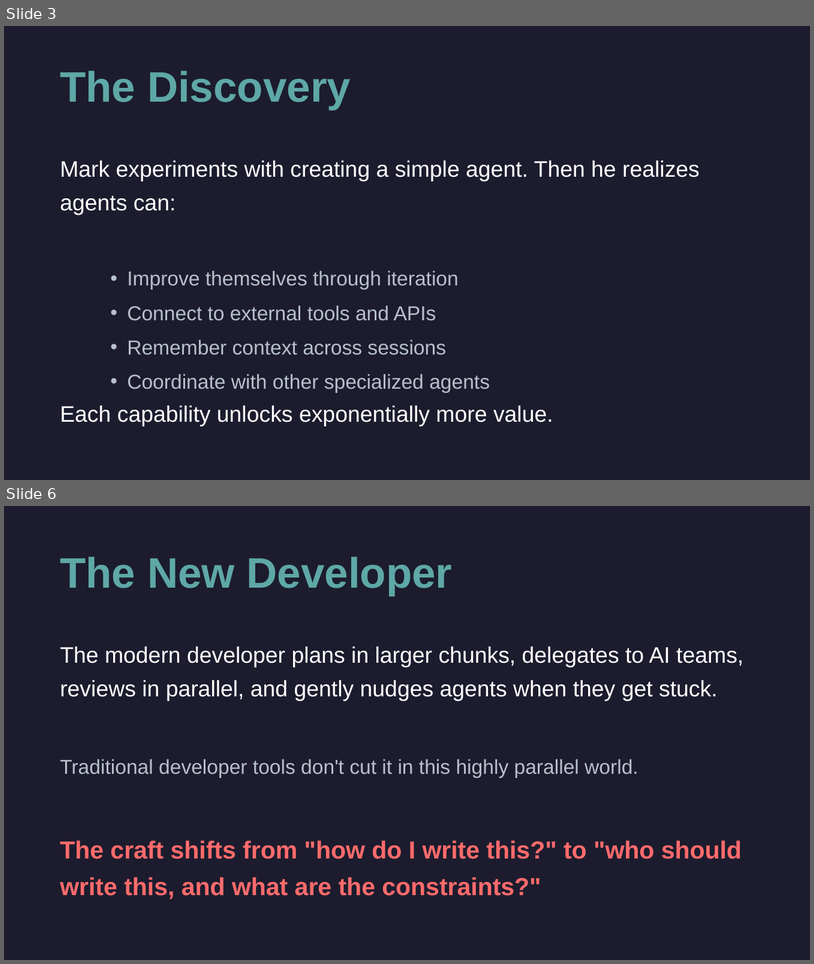
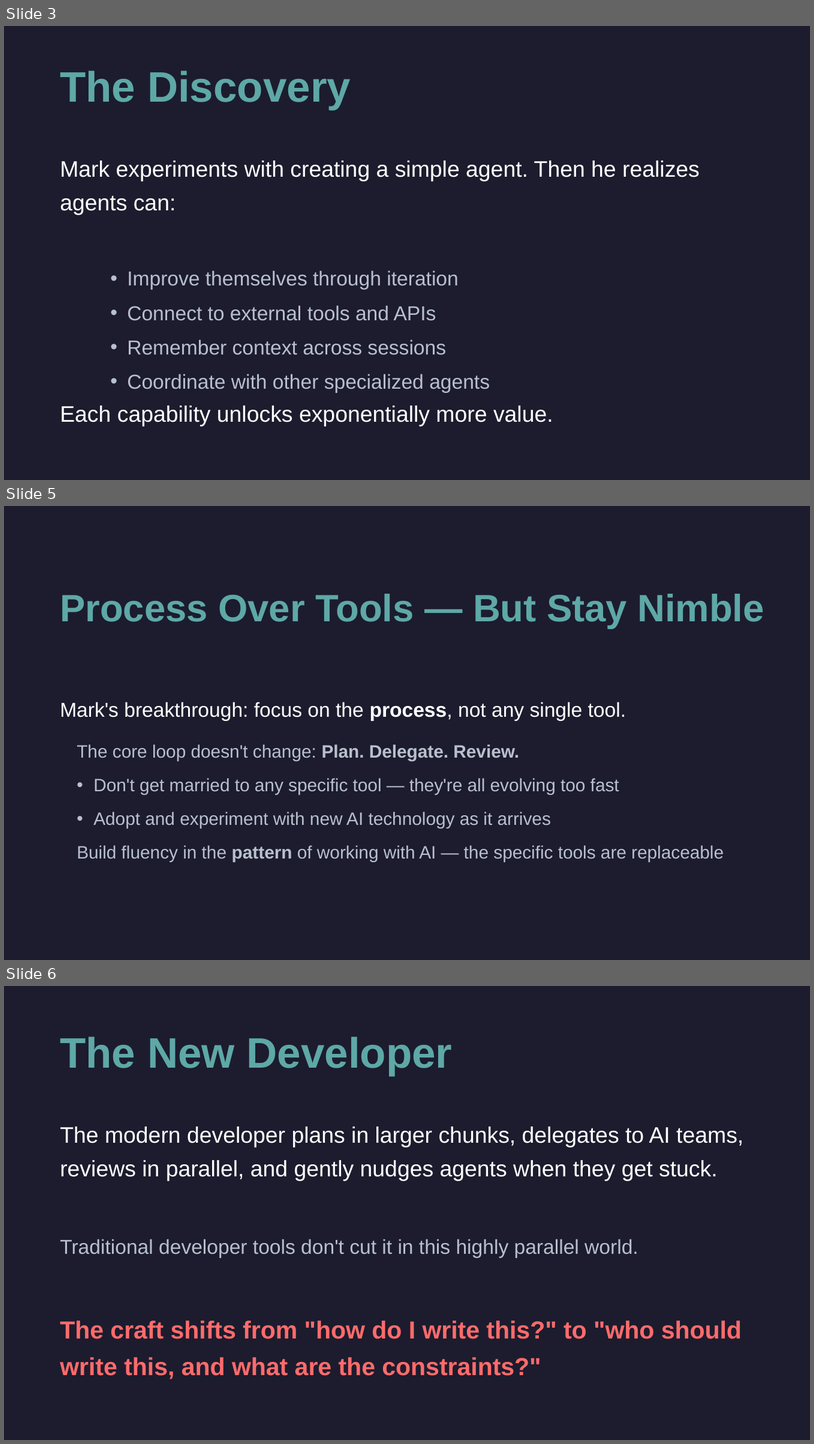
Before and after one commit to cirvine-MSFT/editless, a slide deck: docs/presentations/marks-journey-short.pptx. Shown one above the other, each under a label of ours: slides 3 and 6 before the commit, slides 3, 5 and 6 after it; the slides between them are not shown. The pictures are 814x964 and 814x1444 pixels, drawn with LibreOffice and Linux fonts; fonts in the diff are those of the drawing. Boxes give left, top, right and bottom in pixels: in the first picture for what was removed or moved away, otherwise in the second. Text is boxed around its words. In the diff, an @@ line names an element or a change of style, - is before the commit and + after.

```diff
--- a/docs/presentations/marks-journey-short.pptx
+++ b/docs/presentations/marks-journey-short.pptx
@@ slide 5 added at [4, 506, 810, 960], background #1C1C2E @@
@@ text added at [60, 594, 765, 628], 34 pt, text #5EA8A7, bold @@
+Process Over Tools — But Stay Nimble
@@ text added at [60, 702, 626, 721], 18 pt, text #FFFFFF @@
+Mark's breakthrough: focus on the process, not any single tool.
@@ text added at [77, 744, 724, 862], 16 pt, text #B8C0CC @@
+• The core loop doesn't change: Plan. Delegate. Review.
+• Don't get married to any specific tool — they're all evolving too fast
+• Adopt and experiment with new AI technology as it arrives
+• Build fluency in the pattern of working with AI — the specific tools are replaceable
```
Also in this commit, not shown: 1 other slide added, 2 slides removed, 5 other files.
